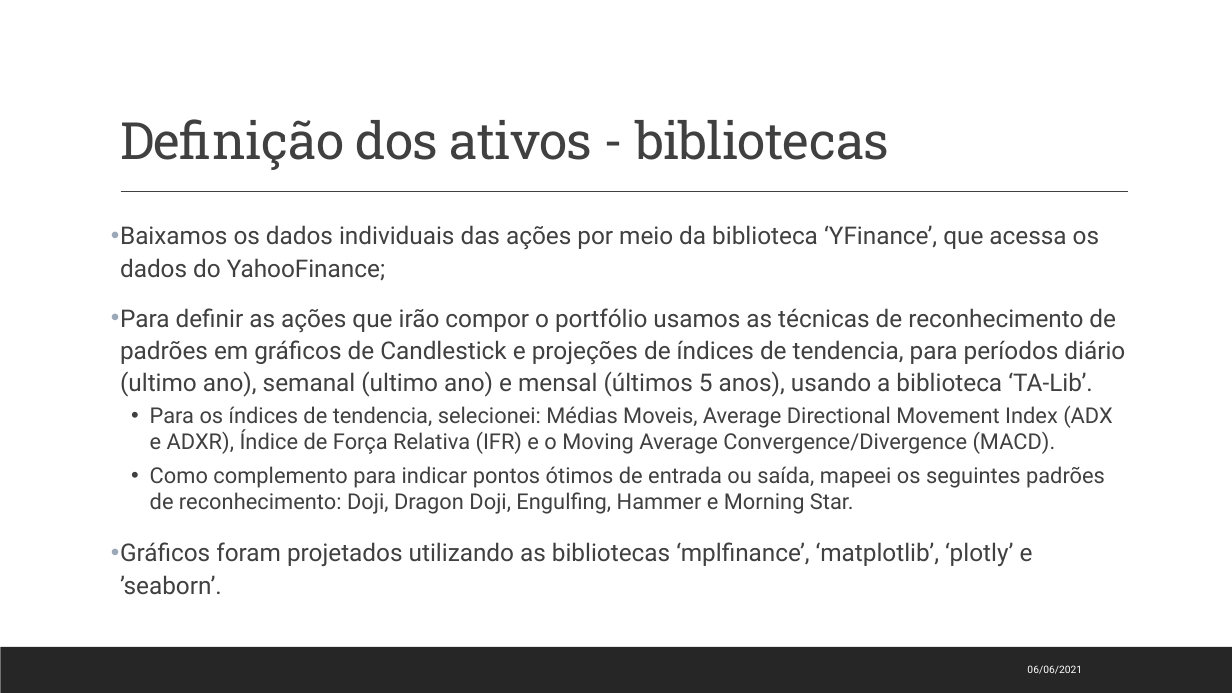
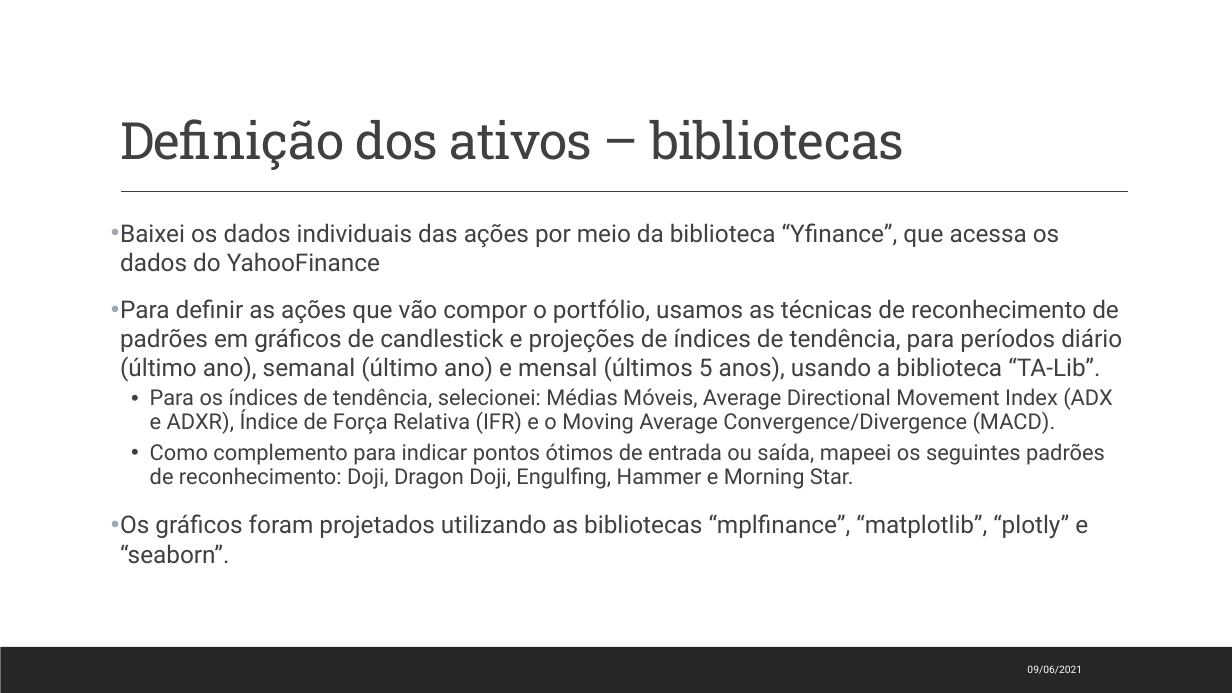
Before and after one commit to jmppsalles/Projeto_Final_AWARI, a slide deck: slide 4 of Trabalho final AWARI - João Marcos Salles - 20210610.pptx. Drawn at 1232x693 pixels with LibreOffice and Linux fonts; fonts in the diff are those of the drawing. Boxes give left, top, right and bottom in pixels: in the first picture for what was removed or moved away, otherwise in the second. Text is boxed around its words. In the diff, an @@ line names an element or a change of style, - is before the commit and + after.

```diff
--- a/Trabalho final AWARI - João Marcos Salles - 20210610.pptx
+++ b/Trabalho final AWARI - João Marcos Salles - 20210610.pptx
@@ title at (x1=120, y1=119, x2=904, y2=170): text changed @@
-Definição dos ativos - bibliotecas
+Definição dos ativos – bibliotecas
@@ text at (x1=120, y1=223, x2=1122, y2=434): text changed @@
-• Baixamos os dados individuais das ações por meio da biblioteca ‘YFinance’, que acessa os dados do YahooFinance;
-• Para definir as ações que irão compor o portfólio usamos as técnicas de reconhecimento de padrões em gráficos de Candlestick e projeções de índices de tendencia, para períodos diário (ultimo ano), semanal (ultimo ano) e mensal (últimos 5 anos), usando a biblioteca ‘TA-Lib’.
-  • Para os índices de tendencia, selecionei: Médias Moveis, Average Directional Movement Index (ADX e ADXR), Índice de Força Relativa (IFR) e o Moving Average Convergence/Divergence (MACD).
+• Baixei os dados individuais das ações por meio da biblioteca “Yfinance”, que acessa os dados do YahooFinance
+• Para definir as ações que vão compor o portfólio, usamos as técnicas de reconhecimento de padrões em gráficos de candlestick e projeções de índices de tendência, para períodos diário (último ano), semanal (último ano) e mensal (últimos 5 anos), usando a biblioteca “TA-Lib”.
+  • Para os índices de tendência, selecionei: Médias Móveis, Average Directional Movement Index (ADX e ADXR), Índice de Força Relativa (IFR) e o Moving Average Convergence/Divergence (MACD).
@@ text at (x1=150, y1=443, x2=1105, y2=489): line spacing 1 to 0.9 @@
@@ text at (x1=120, y1=514, x2=1088, y2=564): text changed @@
-• Gráficos foram projetados utilizando as bibliotecas ‘mplfinance’, ‘matplotlib’, ‘plotly’ e ’seaborn’.
+• Os gráficos foram projetados utilizando as bibliotecas “mplfinance”, “matplotlib”, “plotly” e “seaborn”.
@@ text at (x1=1027, y1=665, x2=1082, y2=674): text changed @@
-06/06/2021
+09/06/2021
```
Also in this commit, not shown: 11 other slides changed, 1 slide added.
